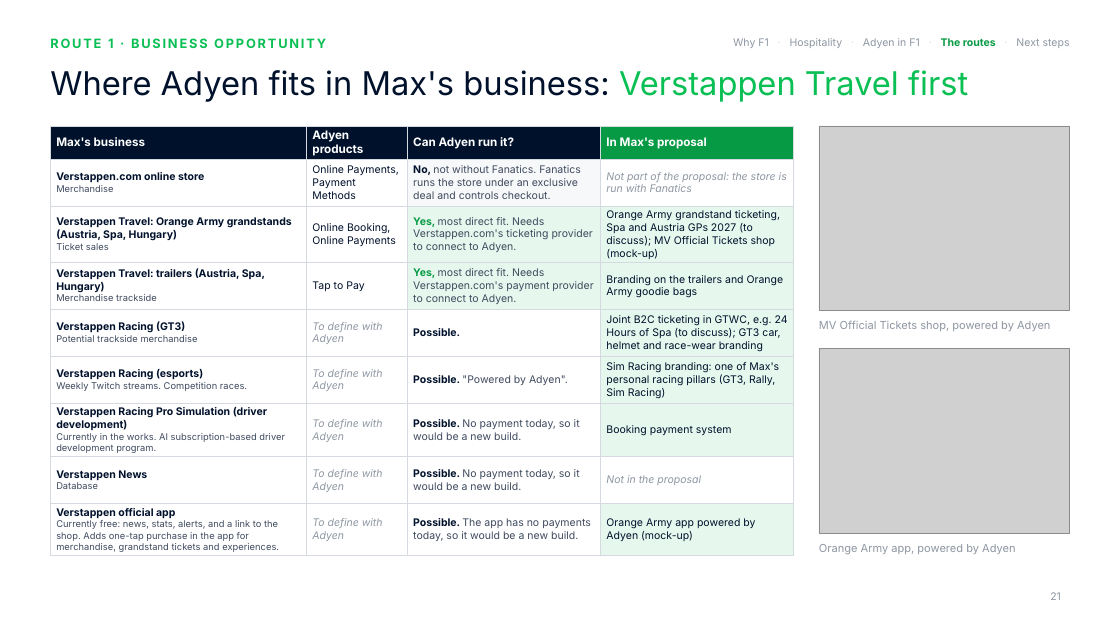
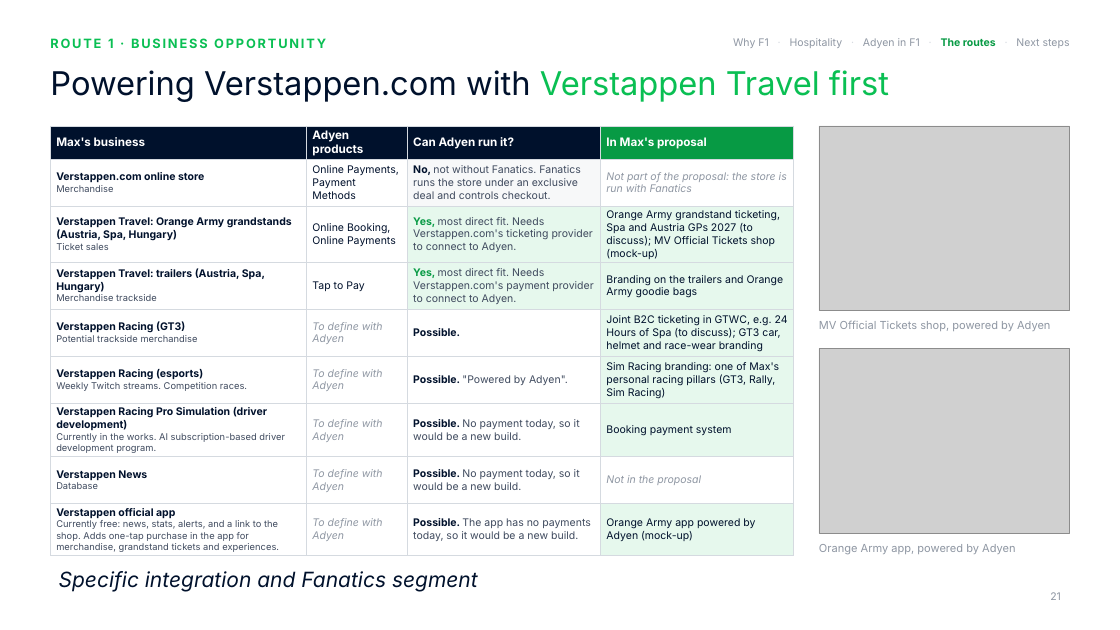
Before and after one commit to rahulgopalan42/rg42, a slide deck: slide 21 of adyen-f1-deck/Adyen x F1 - Chairman deck 8.pptx. Drawn at 1120x630 pixels with LibreOffice and Linux fonts; fonts in the diff are those of the drawing; grey boxes stand for pictures; background and template pictures are left out. Boxes give left, top, right and bottom in pixels: in the first picture for what was removed or moved away, otherwise in the second. Text is boxed around its words. In the diff, an @@ line names an element or a change of style, - is before the commit and + after.

```diff
--- a/adyen-f1-deck/Adyen x F1 - Chairman deck 8.pptx
+++ b/adyen-f1-deck/Adyen x F1 - Chairman deck 8.pptx
@@ title at (x1=50, y1=70, x2=889, y2=102): text changed @@
-Where Adyen fits in Max's business: Verstappen Travel first
+Powering Verstappen.com with Verstappen Travel first
@@ text added at (x1=59, y1=571, x2=478, y2=592), 18 pt, text #00112C, italic @@
+Specific integration and Fanatics segment
```
Also in this commit, not shown: 15 other slides changed, 4 slides added, 1 slide removed, 7 other files.
